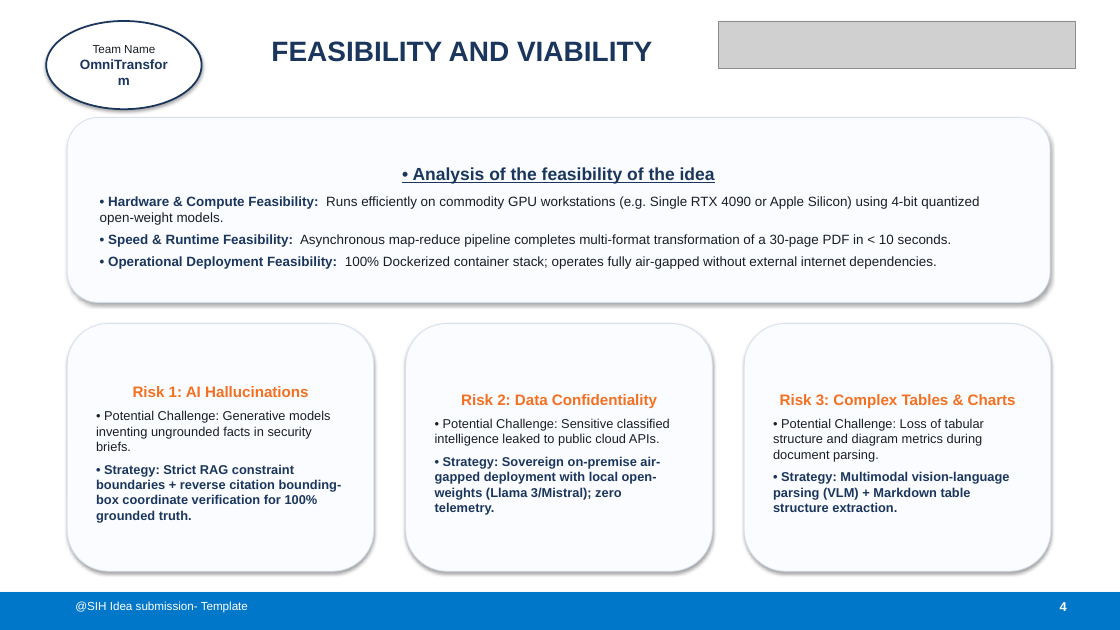
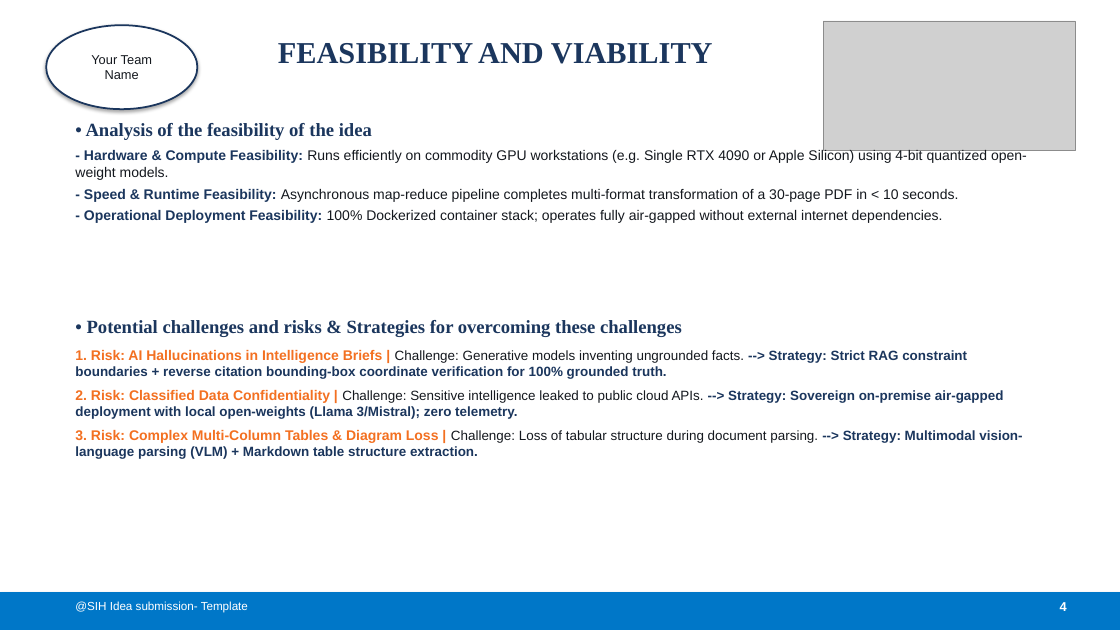
Before and after one commit to hrlpavan/sih-2026-media-problem-statements, a slide deck: slide 4 of SIH2026_Idea_Presentation_PS26154.pptx. Drawn at 1120x630 pixels with LibreOffice and Linux fonts; fonts in the diff are those of the drawing; grey boxes stand for pictures. Boxes give left, top, right and bottom in pixels: in the first picture for what was removed or moved away, otherwise in the second. Text is boxed around its words. In the diff, an @@ line names an element or a change of style, - is before the commit and + after.

```diff
--- a/SIH2026_Idea_Presentation_PS26154.pptx
+++ b/SIH2026_Idea_Presentation_PS26154.pptx
@@ ellipse "Your Team": place and size @@
-ellipse "Your Team" at box(46, 21, 202, 109)
+ellipse "Your Team" at box(46, 25, 197, 109)
@@ text "FEASIBILITY AND VIABILITY": place and size @@
-text "FEASIBILITY AND VIABILITY" at box(271, 41, 652, 62)
+text "FEASIBILITY AND VIABILITY" at box(278, 43, 713, 64)
@@ text "FEASIBILITY AND VIABILITY" at box(278, 43, 713, 64): size 24 to 26 pt, font Arial to Times New Roman @@
@@ picture: place and size @@
-picture at box(718, 21, 1075, 68)
+picture at box(823, 21, 1075, 150)
@@ text in ellipse at box(91, 55, 152, 79): text changed; size 11.5 to 11 pt; text colour #1B365D to #14181E; bold off @@
-Team Name
-OmniTransform
+Your Team
+Name
@@ text "• Analysis of the feasibility ...": place and size @@
-text "• Analysis of the feasibility ..." at box(67, 118, 1050, 302)
+text "• Analysis of the feasibility ..." at box(75, 123, 1027, 223)
@@ text "• Analysis of the feasibility ..." at box(75, 123, 1027, 223): vertical alignment middle to top; fill #FAFCFF to none; outline #D7E1EE 0.75 pt to none; shadow off @@
@@ text at box(75, 149, 1027, 223): text changed; size 11.5 to 12 pt; text colour #191E24 to #14181E @@
-• Hardware & Compute Feasibility: Runs efficiently on commodity GPU workstations (e.g. Single RTX 4090 or Apple Silicon) using 4-bit quantized open-weight models.
-• Speed & Runtime Feasibility: Asynchronous map-reduce pipeline completes multi-format transformation of a 30-page PDF in < 10 seconds.
-• Operational Deployment Feasibility: 100% Dockerized container stack; operates fully air-gapped without external internet dependencies.
+- Hardware & Compute Feasibility: Runs efficiently on commodity GPU workstations (e.g. Single RTX 4090 or Apple Silicon) using 4-bit quantized open-weight models.
+- Speed & Runtime Feasibility: Asynchronous map-reduce pipeline completes multi-format transformation of a 30-page PDF in < 10 seconds.
+- Operational Deployment Feasibility: 100% Dockerized container stack; operates fully air-gapped without external internet dependencies.
@@ text at box(86, 123, 372, 140): size 15 to 16 pt, font Arial to Times New Roman, underline off in "• Analysis of the feasibility of the ..."; alignment centre to left; less space between paragraphs @@
@@ text "• Potential challenges and risks ..." at box(75, 320, 1022, 459): vertical alignment middle to top; fill #FAFCFF to none; outline #D7E1EE 0.75 pt to none; shadow off @@
@@ text "• Potential challenges and risks ...": place and size @@
-text "• Potential challenges and risks ..." at box(67, 323, 374, 571)
+text "• Potential challenges and risks ..." at box(75, 320, 1022, 459)
@@ text at box(75, 320, 1022, 459): text changed; size 11 to 11.5 pt @@
-Risk 1: AI Hallucinations
-• Potential Challenge: Generative models inventing ungrounded facts in security briefs.
-• Strategy: Strict RAG constraint boundaries + reverse citation bounding-box coordinate verification for 100% grounded truth.
+• Potential challenges and risks & Strategies for overcoming these challenges
+1. Risk: AI Hallucinations in Intelligence Briefs | Challenge: Generative models inventing ungrounded facts. --> Strategy: Strict RAG constraint boundaries + reverse citation bounding-box coordinate verification for 100% grounded truth.
+2. Risk: Classified Data Confidentiality | Challenge: Sensitive intelligence leaked to public cloud APIs. --> Strategy: Sovereign on-premise air-gapped deployment with local open-weights (Llama 3/Mistral); zero telemetry.
+3. Risk: Complex Multi-Column Tables & Diagram Loss | Challenge: Loss of tabular structure during document parsing. --> Strategy: Multimodal vision-language parsing (VLM) + Markdown table structure extraction.
@@ rounded rectangle removed at box(406, 323, 712, 571) @@
-Risk 2: Data Confidentiality
-• Potential Challenge: Sensitive classified intelligence leaked to public cloud APIs.
-• Strategy: Sovereign on-premise air-gapped deployment with local open-weights (Llama 3/Mistral); zero telemetry.
@@ rounded rectangle removed at box(744, 323, 1051, 571) @@
-Risk 3: Complex Tables & Charts
-• Potential Challenge: Loss of tabular structure and diagram metrics during document parsing.
-• Strategy: Multimodal vision-language parsing (VLM) + Markdown table structure extraction.
```
Also in this commit, not shown: 5 other slides changed, 2 other files.
